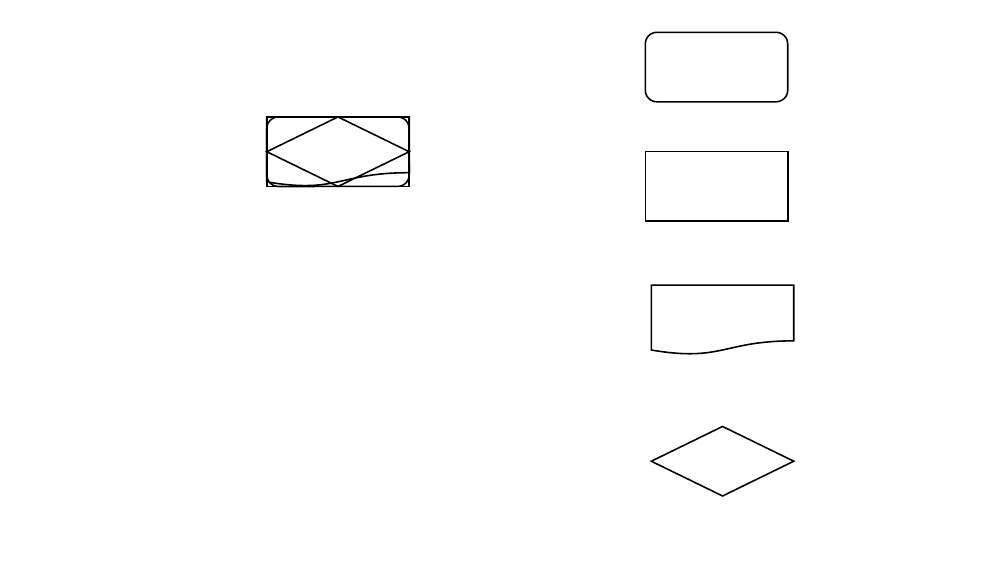
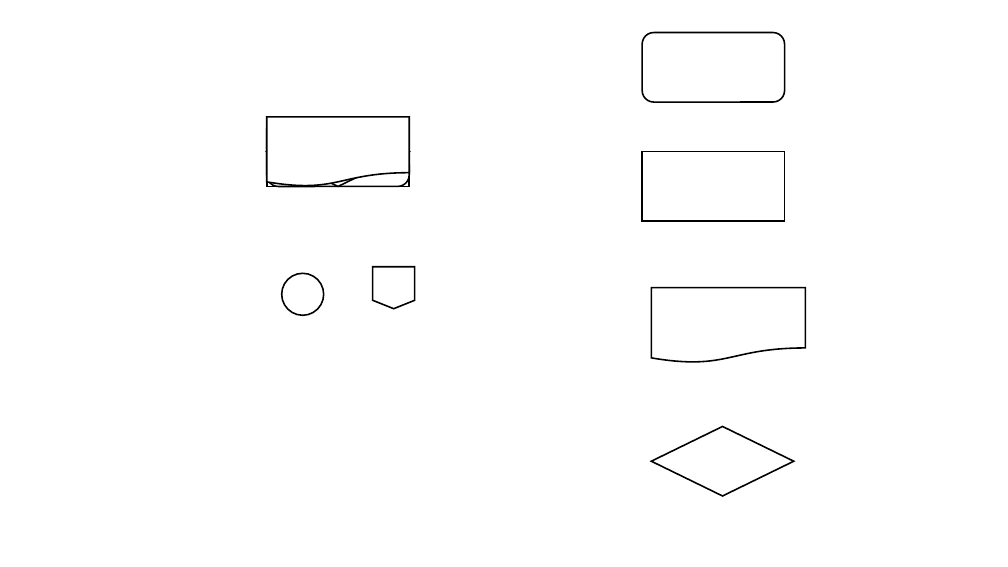
Before and after one commit to 0ilasis0/home, a slide deck: slide 1 of flow chart.pptx. Drawn at 1008x567 pixels with LibreOffice and Linux fonts; fonts in the diff are those of the drawing. Boxes give left, top, right and bottom in pixels: in the first picture for what was removed or moved away, otherwise in the second. Text is boxed around its words. In the diff, an @@ line names an element or a change of style, - is before the commit and + after.

Commit message:
ppt complete

```diff
--- a/flow chart.pptx
+++ b/flow chart.pptx
@@ rounded rectangle: place and size @@
-rounded rectangle at [646, 33, 788, 102]
+rounded rectangle at [642, 33, 784, 102]
@@ rectangle: place and size @@
-rectangle at [646, 151, 788, 221]
+rectangle at [642, 152, 784, 222]
@@ flow chart offpage connector added at [373, 267, 415, 309], fill #FFFFFF, outline #000000 1.5 pt @@
@@ ellipse added at [282, 273, 324, 315], fill #FFFFFF, outline #000000 1.5 pt @@
@@ fill none to #FFFFFF in 7 elements at [267, 117, 409, 187], [267, 117, 409, 187], [267, 117, 409, 187], [267, 117, 409, 187], [642, 33, 784, 102], [642, 152, 784, 222], [652, 288, 806, 363] @@
@@ flow chart document: place and size @@
-flow chart document at [652, 285, 794, 355]
+flow chart document at [652, 288, 806, 363]
```
Also in this commit, not shown: 2 other files.
